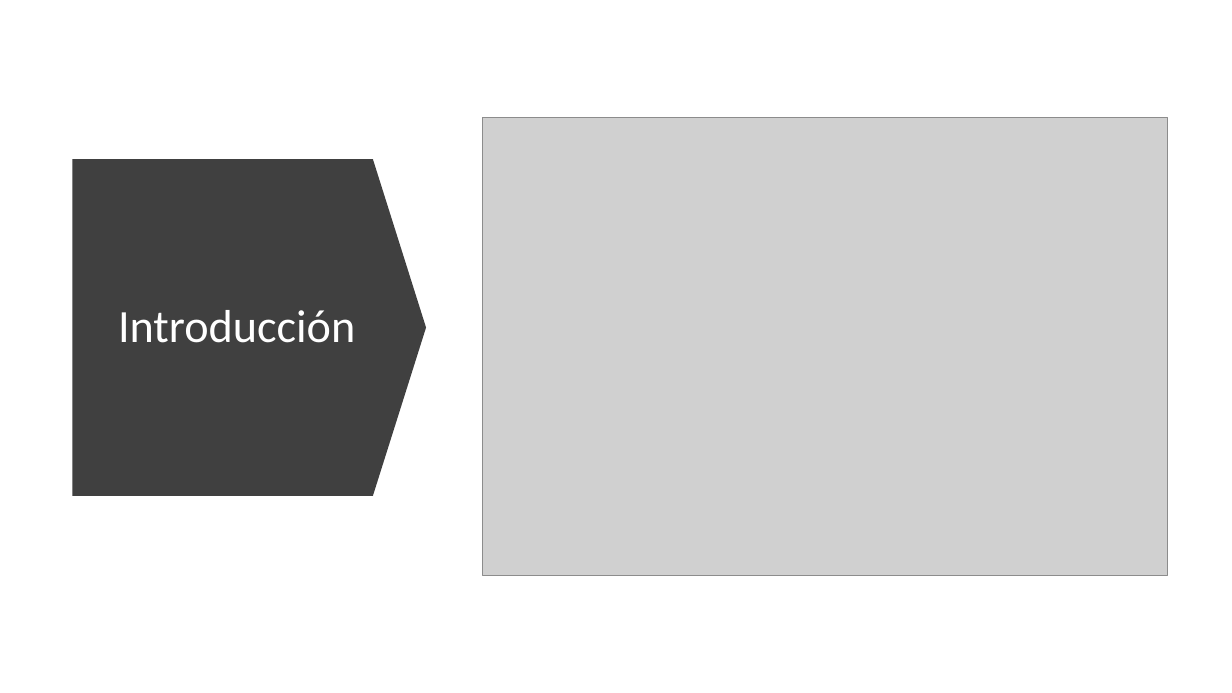
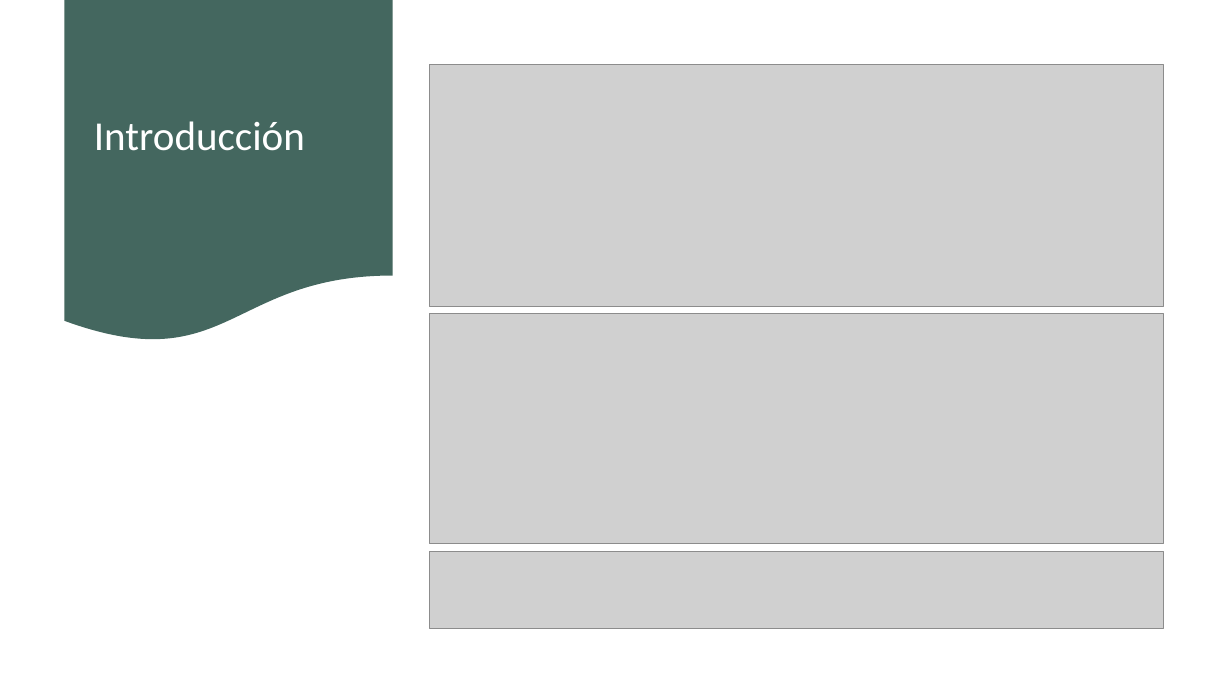
Before and after one commit to AISS-2021-L6-G02/AISS-2021-L6-G02, a slide deck: slide 2 of Documentos/NuestraDocumentacion/presentacion openapi.pptx. Drawn at 1232x693 pixels with LibreOffice and Linux fonts; fonts in the diff are those of the drawing; grey boxes stand for pictures. Boxes give left, top, right and bottom in pixels: in the first picture for what was removed or moved away, otherwise in the second. Text is boxed around its words. In the diff, an @@ line names an element or a change of style, - is before the commit and + after.

Commit message:
change powerpoint

```diff
--- a/Documentos/NuestraDocumentacion/presentacion openapi.pptx
+++ b/Documentos/NuestraDocumentacion/presentacion openapi.pptx
@@ flow chart document added at box(65, 0, 393, 344), fill #44675F @@
@@ title "Introducción": place and size @@
-title "Introducción" at box(118, 310, 355, 343)
+title "Introducción" at box(94, 121, 305, 151)
@@ title "Introducción" at box(94, 121, 305, 151): size 36 to 32 pt; alignment centre to left @@
@@ picture added at box(430, 65, 1164, 307) @@
@@ picture removed at box(482, 117, 1168, 575) @@
@@ down arrow removed at box(73, 159, 427, 496) @@
@@ picture added at box(430, 314, 1164, 544) @@
@@ picture added at box(430, 551, 1164, 628) @@
```
